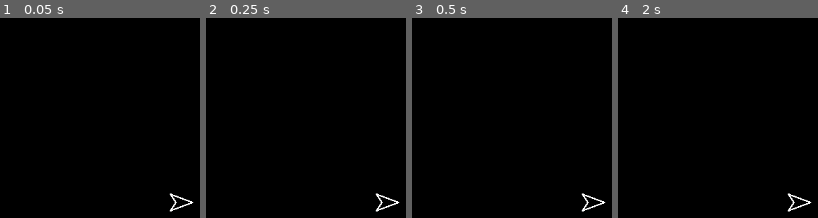
Above: before the commit, frames 1-4 (left to right).
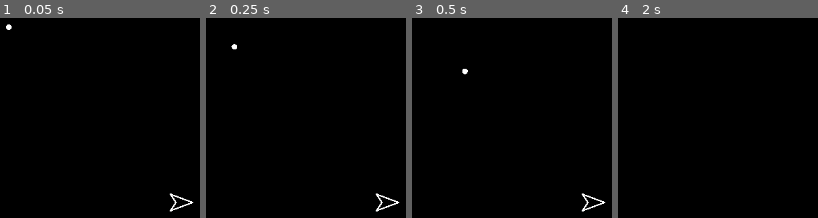
Above: after the commit, the same moments.

Repository: Eliasdbr/Spacewar
Game: Godot game, scene res://main.tscn
Two runs of this game, one before a commit and one after it. Both use one fixed random seed, a clock stepped at 60 frames per second and the inputs below.
Inputs:
- Up to frame 1 (0.05 s): no input
- Up to frame 2 (0.25 s): no input
- Up to frame 3 (0.5 s): no input
- Up to frame 4 (2 s): tap Enter at 0.5 s; tap Space at 1.25 s

The runs differ from the first frame. In frame 1, less than 0.1% of the frame differs, in the area x 3-6%, y 3-6%; in frame 2, less than 0.1%; in frame 3, less than 0.1%; in frame 4, 0.3%, in the area x 84-97%, y 87-97%.

Commit message:
Projectile logic fixed

Diff:
--- a/gameplay.tscn
+++ b/gameplay.tscn
@@ -1,6 +1,7 @@
-[gd_scene load_steps=2 format=3 uid="uid://bxqqqsuudurah"]
+[gd_scene load_steps=3 format=3 uid="uid://bxqqqsuudurah"]
 
 [ext_resource type="PackedScene" uid="uid://bch4654g3qccc" path="res://ships/player_ship.tscn" id="1_xbv2a"]
+[ext_resource type="PackedScene" uid="uid://drm8s2nknmxay" path="res://projectiles/projectile.tscn" id="2_aysh4"]
 
 [node name="Gameplay" type="Node2D"]
 
@@ -8,3 +9,6 @@
 
 [node name="PlayerShip" parent="Environment" instance=ExtResource("1_xbv2a")]
 position = Vector2(576, 324)
+
+[node name="Projectile" parent="Environment" instance=ExtResource("2_aysh4")]
+position = Vector2(320, 64)
--- a/projectiles/projectile.gd
+++ b/projectiles/projectile.gd
@@ -24,10 +24,9 @@
 	# TODO: Add collision with other objects
 	var other = area.get_parent()
 	# Collision with a player ship
-	if (
-		area.get_collision_layer_value(2)
-		and get_instance_id() != other.get_instance_id()
-	):
+	if area.get_collision_layer_value(2):
+		if owner_ship and owner_ship.get_instance_id() == other.get_instance_id():
+			return
 		# TODO: add proper effects
 		other.queue_free()
 		queue_free()
